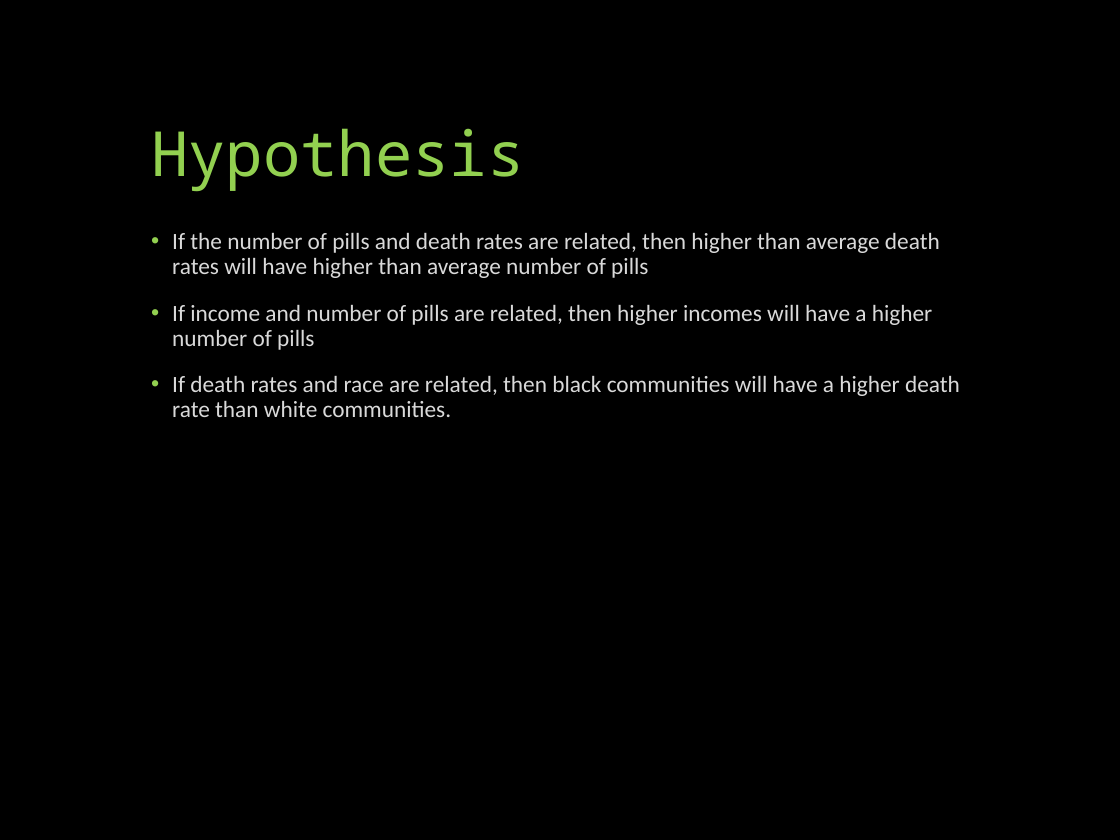
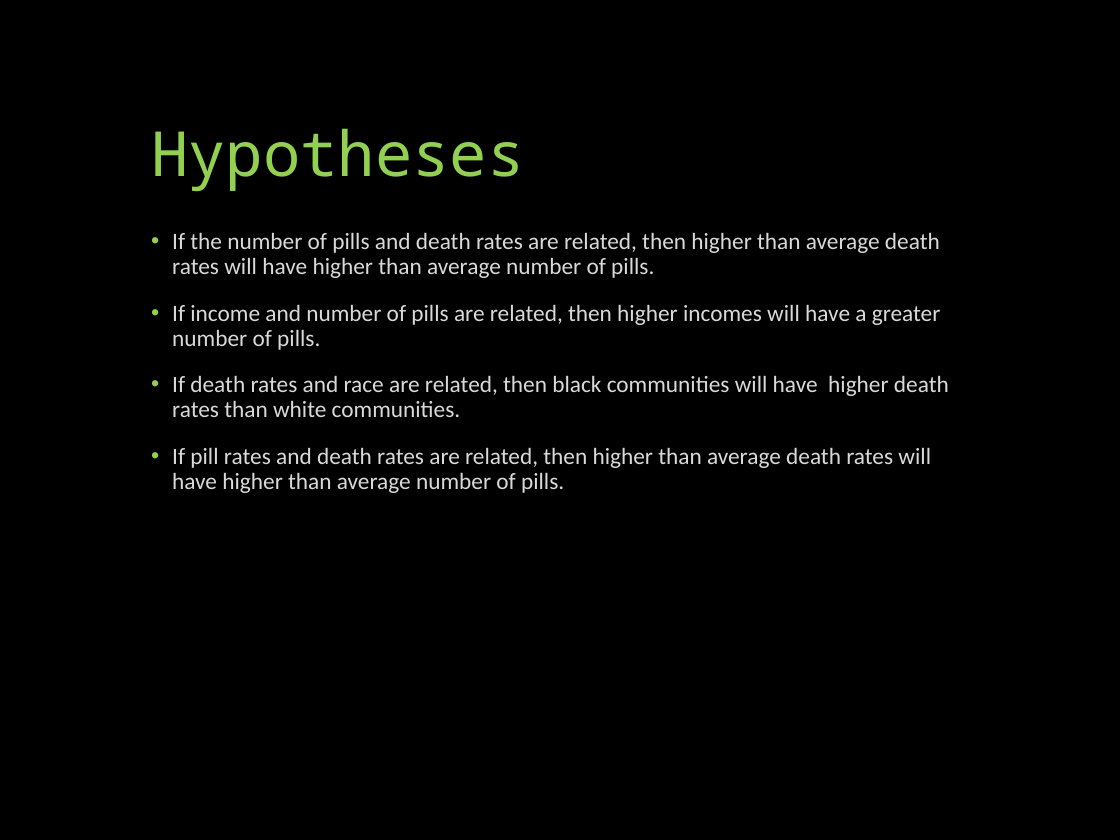
Before and after one commit to davidjaimes/pain-pills-in-the-usa, a slide deck: slide 3 of Prescription Pain Pills.pptx. Drawn at 1120x840 pixels with LibreOffice and Linux fonts; fonts in the diff are those of the drawing. Boxes give left, top, right and bottom in pixels: in the first picture for what was removed or moved away, otherwise in the second. Text is boxed around its words. In the diff, an @@ line names an element or a change of style, - is before the commit and + after.

```diff
--- a/Prescription Pain Pills.pptx
+++ b/Prescription Pain Pills.pptx
@@ title at (x1=151, y1=128, x2=524, y2=192): text changed @@
-Hypothesis
+Hypotheses
@@ text at (x1=172, y1=233, x2=949, y2=493): text changed @@
-• If the number of pills and death rates are related, then higher than average death rates will have higher than average number of pills
-• If income and number of pills are related, then higher incomes will have a higher number of pills
-• If death rates and race are related, then black communities will have a higher death rate than white communities.
+• If the number of pills and death rates are related, then higher than average death rates will have higher than average number of pills.
+• If income and number of pills are related, then higher incomes will have a greater number of pills.
+• If death rates and race are related, then black communities will have higher death rates than white communities.
+• If pill rates and death rates are related, then higher than average death rates will have higher than average number of pills.
```
Also in this commit, not shown: 2 other slides changed, 3 slides added, 2 slides removed, 9 other files.
